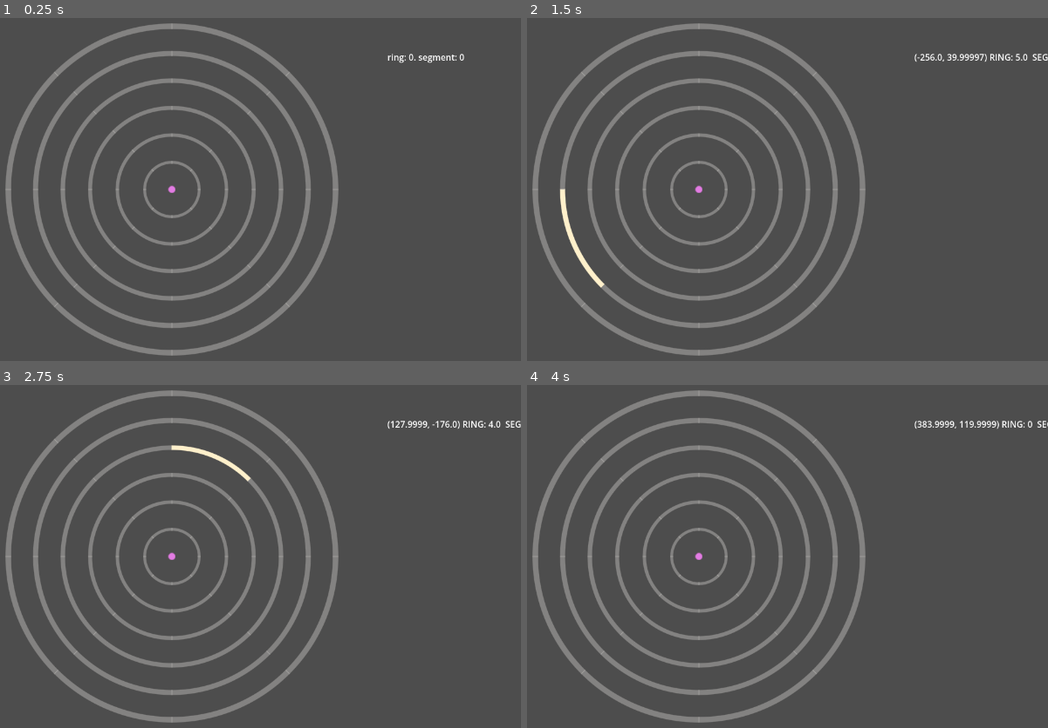
Above: before the commit, frames 1-4 (two rows, left to right).
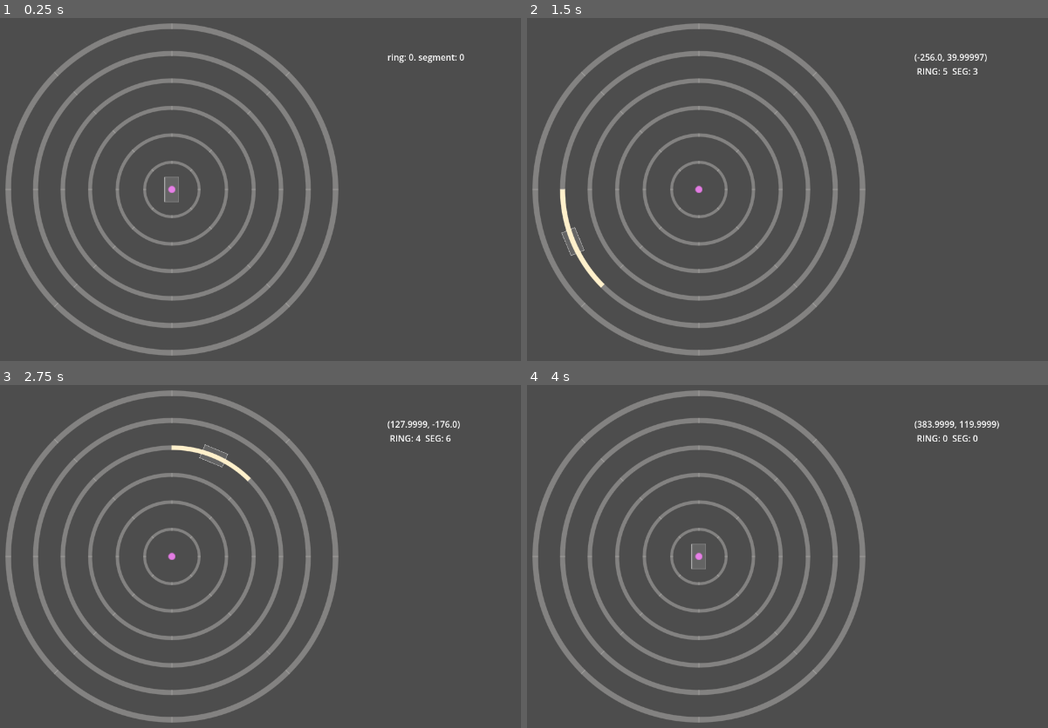
Above: after the commit, the same moments.

Repository: jhysek/ld-59
Game: Godot game, scene res://game.tscn
The game is run twice, just before and just after one commit, with the same random seed, the same clock (stepped at 60 frames per second) and the same inputs.
Inputs (mouse positions are in pixels of both pictures, inside the frame that each line leads up to):
- Up to frame 1 (0.25 s): no input
- Up to frame 2 (1.5 s): tap Enter at 0.5 s; move the mouse to (850, 168) at 0.52 s; tap Space at 1.25 s; move the mouse to (558, 210) at 1.27 s
- Up to frame 3 (2.75 s): tap Enter at 2 s; move the mouse to (239, 460) at 2.02 s
- Up to frame 4 (4 s): tap Space at 2.75 s; move the mouse to (662, 642) at 2.77 s; tap Enter at 3.5 s; move the mouse to (907, 621) at 3.52 s

The runs differ from the first frame. In frame 1, less than 0.1% of the frame differs, in the area x 31-35%, y 46-54%; in frame 2, 0.3%; in frame 3, 0.3%, in the area x 38-100%, y 10-25%; in frame 4, 0.3%.

Commit message:
Refactored coordinate convertions

Diff:
--- a/assets/graphics.svg
+++ b/assets/graphics.svg
@@ -23,9 +23,9 @@
      inkscape:pagecheckerboard="0"
      inkscape:deskcolor="#d1d1d1"
      inkscape:document-units="mm"
-     inkscape:zoom="17.191376"
-     inkscape:cx="78.469578"
-     inkscape:cy="69.598851"
+     inkscape:zoom="1.830961"
+     inkscape:cx="296.56558"
+     inkscape:cy="183.78327"
      inkscape:window-width="1672"
      inkscape:window-height="1040"
      inkscape:window-x="1321"
@@ -37,15 +37,5 @@
   <g
      inkscape:label="Layer 1"
      inkscape:groupmode="layer"
-     id="layer1">
-    <circle
-       style="opacity:0.84146341;fill:#ffffff;stroke:#e3e3e3;stroke-width:0.2;stroke-linecap:round;stroke-linejoin:round;stroke-opacity:1;fill-opacity:1"
-       id="path1"
-       cx="20.978479"
-       cy="16.285307"
-       r="1.6426103"
-       inkscape:export-filename="../components/signal/sprite.png"
-       inkscape:export-xdpi="96"
-       inkscape:export-ydpi="96" />
-  </g>
+     id="layer1" />
 </svg>
--- a/components/receiver/receiver.gd
+++ b/components/receiver/receiver.gd
@@ -2,12 +2,11 @@
 
 @export var delay_ticks = 4
 @export var segment = 0
-@export var ring: Node2D = null
+@export var ring = 0
 
 
-func place(target_ring, target_segment):
+func place(target_ring, target_segment, world_config):
 	ring = target_ring
 	segment = target_segment
-
-	# TODO:
-	# - get position and angle of given segment in given ring
+	position = Coords.polar_to_world(Vector2(segment, ring), world_config)
+	rotation = position.angle() + PI / 2
--- a/components/receiver/receiver.tscn
+++ b/components/receiver/receiver.tscn
@@ -1,8 +1,10 @@
 [gd_scene format=3 uid="uid://lqo0vjx7ag67"]
 
 [ext_resource type="Script" uid="uid://d1ekxo58ctis7" path="res://components/receiver/receiver.gd" id="1_y5fus"]
+[ext_resource type="Texture2D" uid="uid://b5i65rdcsg3cl" path="res://components/receiver/placeholder.png" id="2_43b8r"]
 
 [node name="Receiver" type="Node2D" unique_id=2098003525 groups=["receiver"]]
 script = ExtResource("1_y5fus")
 
 [node name="Sprite" type="Sprite2D" parent="." unique_id=2074550737]
+texture = ExtResource("2_43b8r")
--- /dev/null
+++ b/coords.gd
@@ -0,0 +1,37 @@
+extends Node
+
+# Polar coordinates: x = segment number, y = ring number
+func world_to_polar(world_pos, world_config):
+	# get ring number
+	var distance = Vector2.ZERO.distance_to(world_pos)
+	var ring = floor((distance + world_config.ring_distance / 2) / world_config.ring_distance)
+
+	# get segment number
+	var angle = world_pos.angle()
+
+	if angle < 0:
+		angle += 2 * PI
+
+	var segment_size = 2 * PI / world_config.segments
+	var segment = int(angle / segment_size) % world_config.segments
+
+	if ring > world_config.rings || ring == 0:
+		ring = 0
+		segment = 0
+
+	return Vector2i(int(segment), int(ring))
+
+
+func polar_to_world(polar_pos, world_config):
+	var segment = polar_pos.x
+	var ring = polar_pos.y
+
+	var segment_size = 2 * PI / world_config.segments
+
+	# center angle of the segment
+	var angle = (segment + 0.5) * segment_size
+
+	# center radius of the ring
+	var radius = ring * world_config.ring_distance
+
+	return Vector2(cos(angle), sin(angle)) * radius
--- a/game.gd
+++ b/game.gd
@@ -11,13 +11,16 @@
 
 var current_ring_index = 0
 var current_ring_segment = 0
+var current_polar_coords = Vector2(0,0)
+var current_ring_center = Vector2(0,0)
 
 var ring_data = []
 
 func _ready():
-	initialize()
+	initialize_rings()
+	initialize_receivers()
 
-func initialize():
+func initialize_rings():
 	for i in range(rings):
 		var ring = Ring.instantiate()
 		ring.radius = (i + 1) * ring_distance
@@ -31,21 +34,23 @@
 		})
 		Rings.add_child(ring)
 
+func initialize_receivers():
+	for receiver in $Components.get_children():
+		receiver.place(receiver.segment, receiver.ring, self)
+
 func _input(event):
 	if event is InputEventMouseMotion:
 		var mouse_pos = get_global_mouse_position()
 		$Label.text = str(mouse_pos)
 
-		current_ring_index = get_current_ring_index(mouse_pos)
-		current_ring_segment = get_current_ring_segment(mouse_pos)
+		current_polar_coords = Coords.world_to_polar(mouse_pos, self)
+		current_ring_center = Coords.polar_to_world(current_polar_coords, self)
+		$Components/Receiver.position = current_ring_center
+		$Components/Receiver.rotation = current_ring_center.angle() + PI / 2
 
-		if current_ring_index > rings || current_ring_index == 0:
-			current_ring_index = 0
-			current_ring_segment = 0
+		highlight_active_segment(current_polar_coords.y, current_polar_coords.x)
 
-		highlight_active_segment(current_ring_index, current_ring_segment)
-
-		$Label.text = $Label.text + " RING: " + str(current_ring_index) + "  SEG: " + str(current_ring_segment)
+		$Label.text = $Label.text + "\n RING: " + str(current_polar_coords.y) + "  SEG: " + str(current_polar_coords.x)
 
 
 func highlight_active_segment(ring_index, ring_segment):
@@ -54,16 +59,3 @@
 
 	if (ring_index - 1) < rings && ring_index >= 1:
 		ring_data[ring_index - 1].node.set_active_segments([ring_segment])
-
-func get_current_ring_index(mouse_pos):
-	var distance = Vector2(0,0).distance_to(mouse_pos)
-	return floor((distance + ring_distance / 2) / ring_distance)
-
-func get_current_ring_segment(mouse_pos):
-	var angle = mouse_pos.angle()
-
-	if angle < 0:
-		angle += 2 * PI
-
-	var segment_size = 2 * PI / segments
-	return int(angle / segment_size) % segments
--- a/game.tscn
+++ b/game.tscn
@@ -10,11 +10,12 @@
 
 [node name="Camera2D" type="Camera2D" parent="." unique_id=944193220]
 
-[node name="Rings" type="Node2D" parent="." unique_id=1700894208]
-
 [node name="Components" type="Node2D" parent="." unique_id=1389326713]
 
 [node name="Receiver" parent="Components" unique_id=2098003525 instance=ExtResource("2_feb5d")]
+ring = 2
+
+[node name="Rings" type="Node2D" parent="." unique_id=1700894208]
 
 [node name="Center" parent="." unique_id=1098449740 instance=ExtResource("2_e2o6t")]
 
--- a/project.godot
+++ b/project.godot
@@ -14,6 +14,10 @@
 run/main_scene="uid://bqnde7eixm4vy"
 config/features=PackedStringArray("4.6", "GL Compatibility")
 config/icon="res://icon.svg"
+
+[autoload]
+
+Coords="*uid://cnxrftiah2bor"
 
 [display]
 
Binary file added: components/receiver/placeholder.png
Not shown, added: components/receiver/placeholder.png.import
Not shown, added: coords.gd.uid
